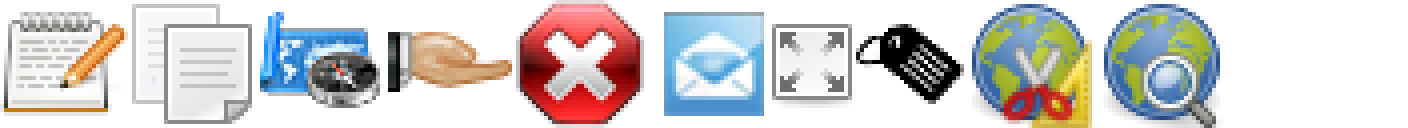
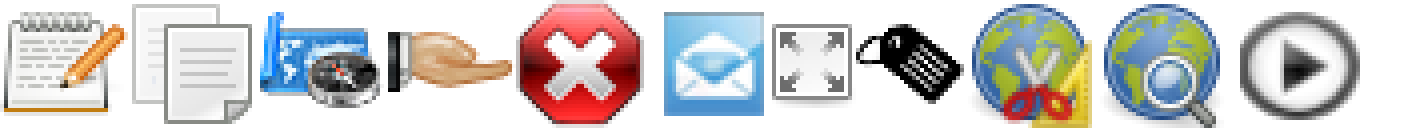
Two versions of the same layered image (1408x128). Layer-by-layer changes:
added layer "Pasted Layer" above "accessories-text-editor-3.png" over left=1240, top=12, right=1360, bottom=120
